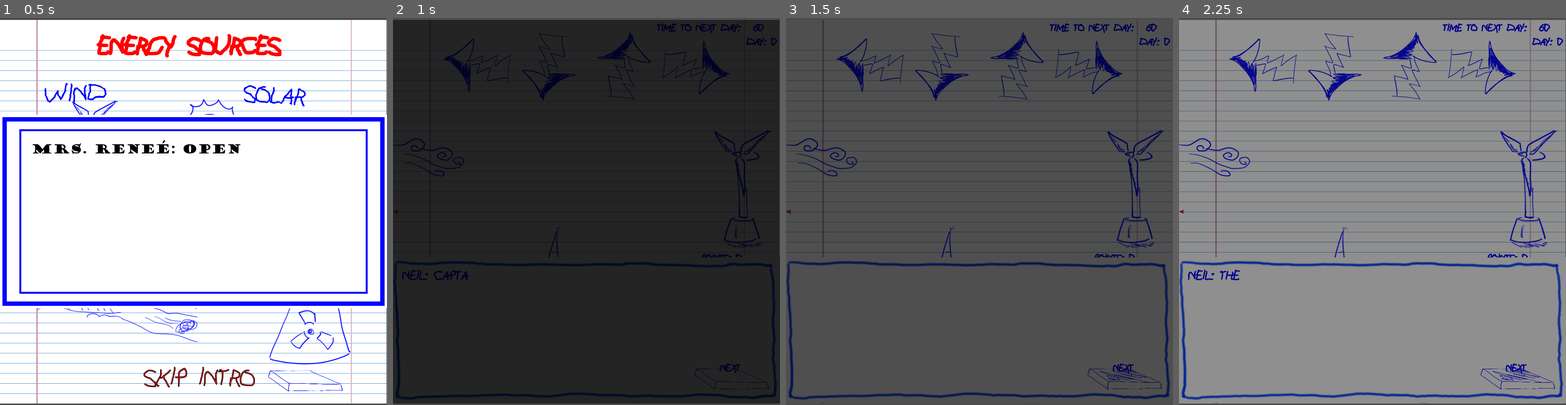
Above: before the commit, frames 1-4 (left to right).
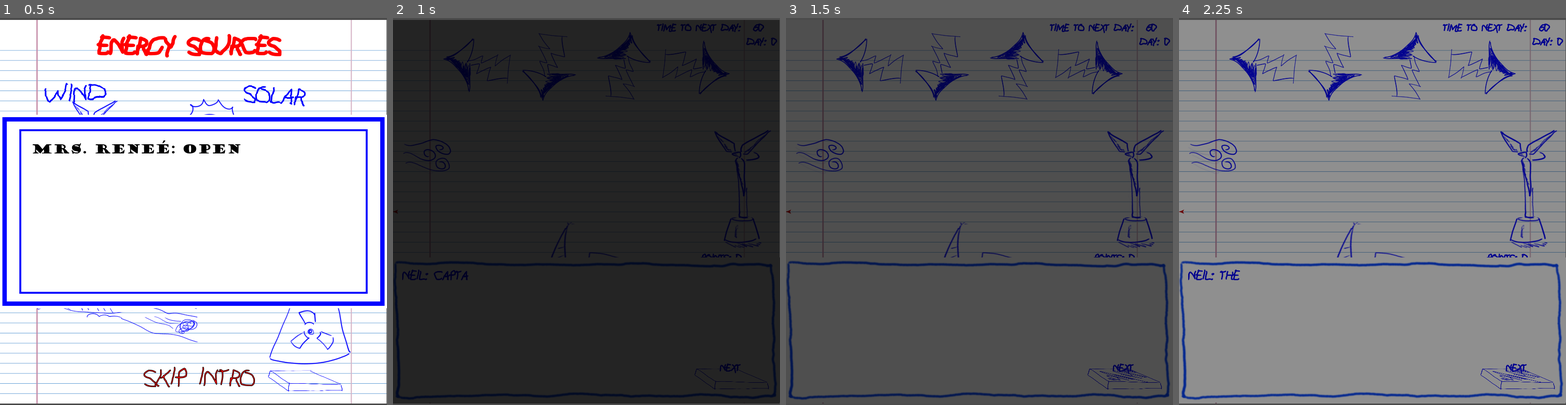
Above: after the commit, the same moments.

Repository: Hackerspace-IFUSP/Gogodot-Jam-2
Game: Godot game, scene res://Scenes/Intro.tscn
Same seed, same stepped clock (60 frames per second), same inputs: the game is played once before the commit and once after it.
Inputs:
- Up to frame 1 (0.5 s): no input
- Up to frame 2 (1 s): click "Skip intro" at 0.5 s
- Up to frame 3 (1.5 s): click "Next" at 1.25 s
- Up to frame 4 (2.25 s): click "Next" at 2 s

Frame 1 is identical in both runs. In frame 2, 0.2% of the frame differs, in the area x 0-58%, y 31-62%; in frame 3, 0.5%; in frame 4, 0.6%, in the area x 0-64%, y 31-100%.

Commit message:
some polish

Diff:
--- a/Scenes/Game.tscn
+++ b/Scenes/Game.tscn
@@ -437,7 +437,6 @@
 
 [node name="City" parent="FNF" instance=ExtResource( 1 )]
 position = Vector2( 352, 622 )
-frame = 0
 
 [node name="Turbine" parent="FNF" instance=ExtResource( 7 )]
 position = Vector2( 715, 346 )
@@ -536,7 +535,7 @@
 [node name="Wind" parent="FNF" instance=ExtResource( 5 )]
 position = Vector2( 77, 286 )
 scale = Vector2( 0.4, 0.4 )
-frame = 3
+frame = 0
 
 [node name="Killzone" type="Area2D" parent="FNF"]
 position = Vector2( -1, 2 )
--- a/Scripts/Game.gd
+++ b/Scripts/Game.gd
@@ -296,6 +296,6 @@
 	$Next_day/transition.play("event")
 	$Next_day/Report/Total.text = str("Total: ", coin)
 	$Menu/Money.text = str("Cashcoin: ", coin)
-	$FNF/Notes.modulate = Color(1,1,1,0)
-
-####################
+
+
+####################
Not shown, changed: html/html.zip
Not shown, changed: html/index.html
Not shown, changed: html/index.pck
